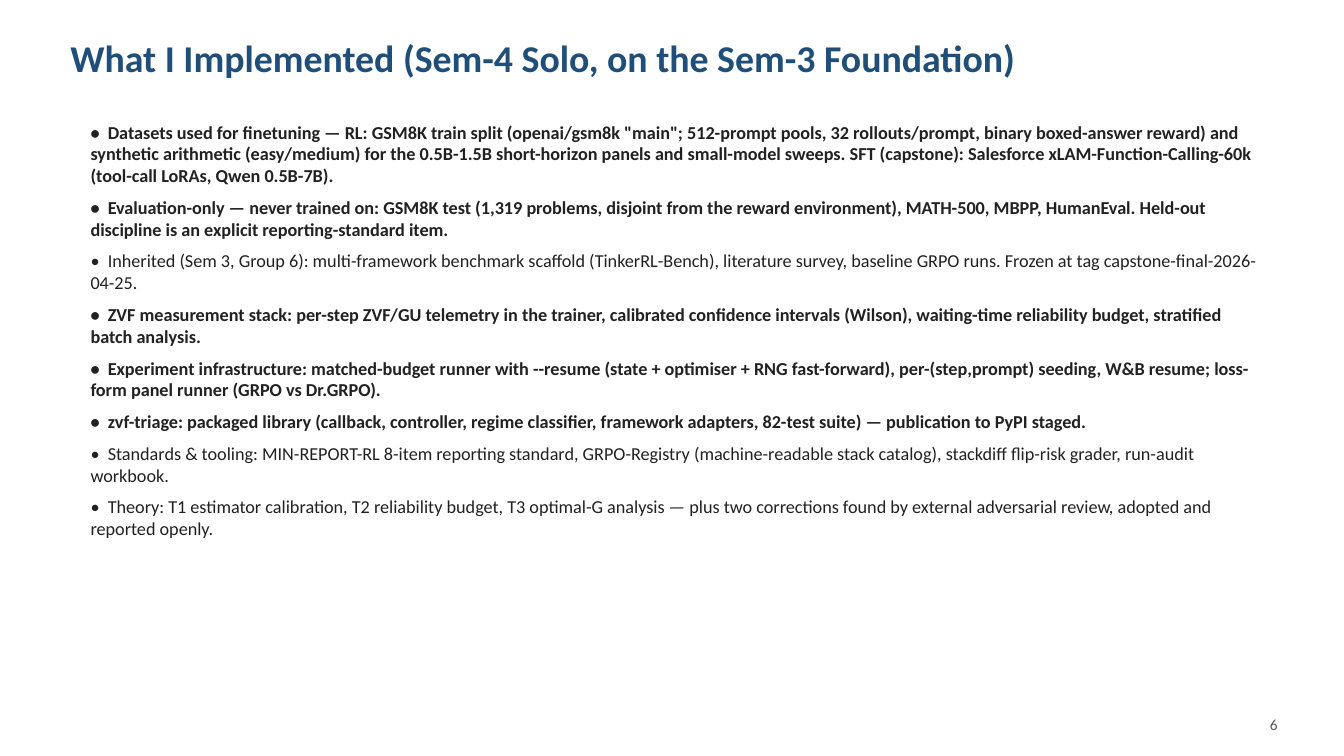
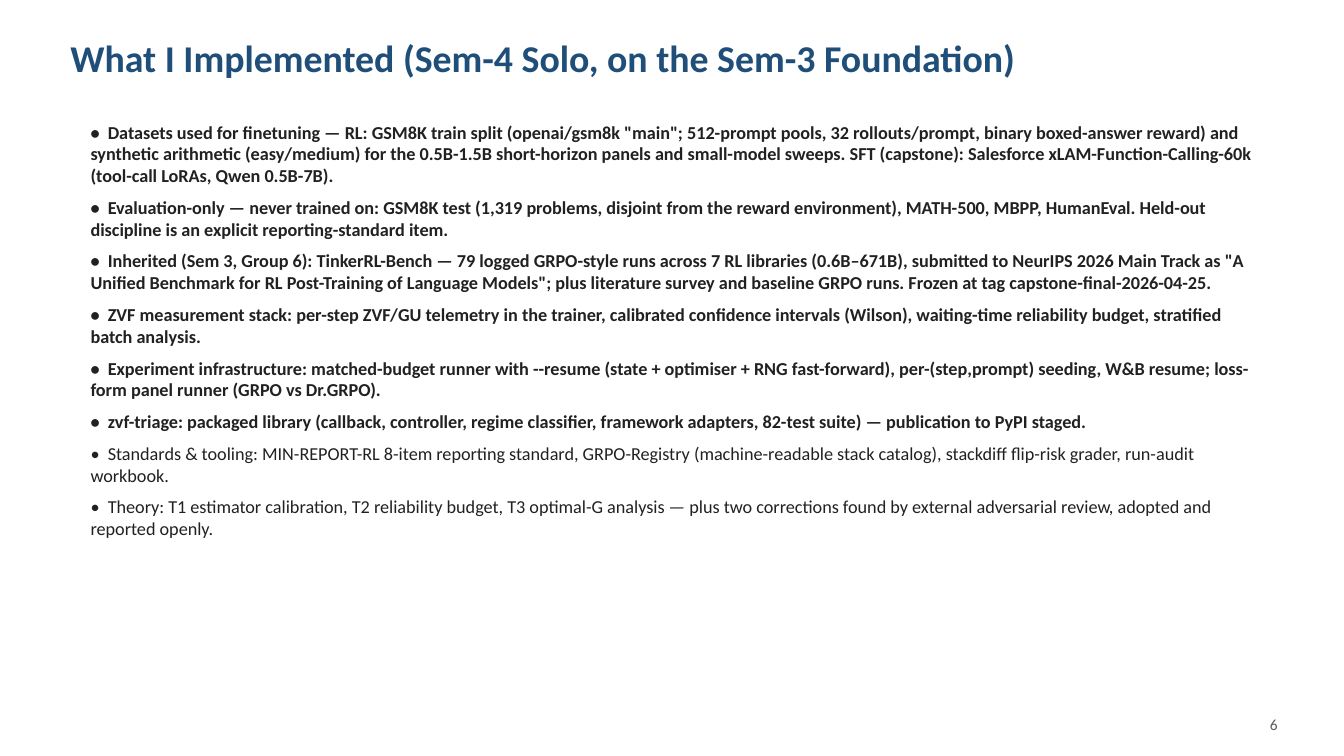
Before and after one commit to arvindcr4/tinker-rl-lab, a slide deck: slide 7 of outputs/PESU_MTech_Phase1_Session1_Review_ArvindCR.pptx. Drawn at 1344x756 pixels with LibreOffice and Linux fonts; fonts in the diff are those of the drawing. Boxes give left, top, right and bottom in pixels: in the first picture for what was removed or moved away, otherwise in the second. Text is boxed around its words. In the diff, an @@ line names an element or a change of style, - is before the commit and + after.

```diff
--- a/outputs/PESU_MTech_Phase1_Session1_Review_ArvindCR.pptx
+++ b/outputs/PESU_MTech_Phase1_Session1_Review_ArvindCR.pptx
@@ text at [91, 253, 1244, 292]: text changed; bold on @@
-• Inherited (Sem 3, Group 6): multi-framework benchmark scaffold (TinkerRL-Bench), literature survey, baseline GRPO runs. Frozen at tag capstone-final-2026-04-25.
+• Inherited (Sem 3, Group 6): TinkerRL-Bench — 79 logged GRPO-style runs across 7 RL libraries (0.6B–671B), submitted to NeurIPS 2026 Main Track as "A Unified Benchmark for RL Post-Training of Language Models"; plus literature survey and baseline GRPO runs. Frozen at tag capstone-final-2026-04-25.
```
Also in this commit, not shown: 1 other slide changed, 1 other file.
